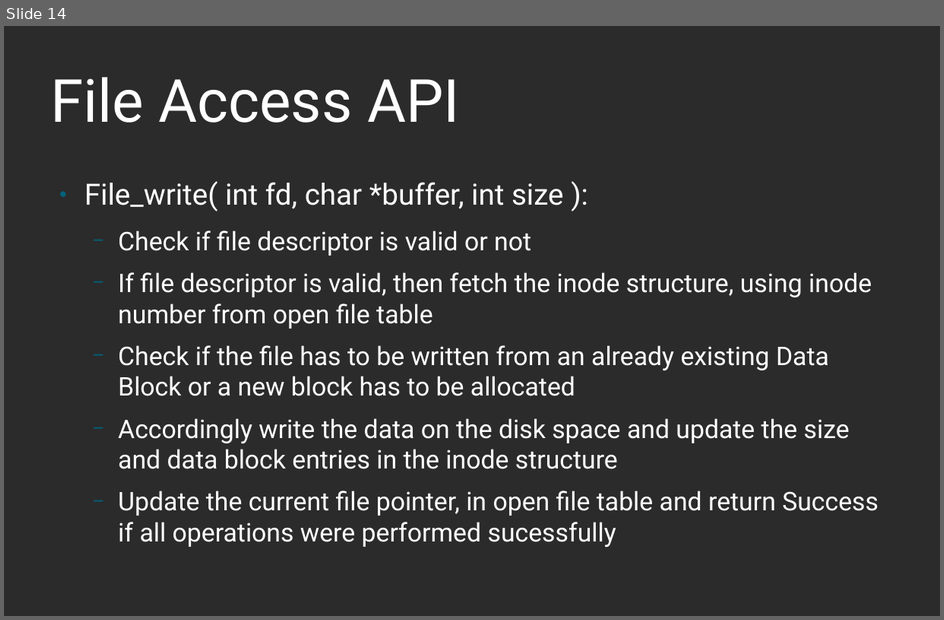
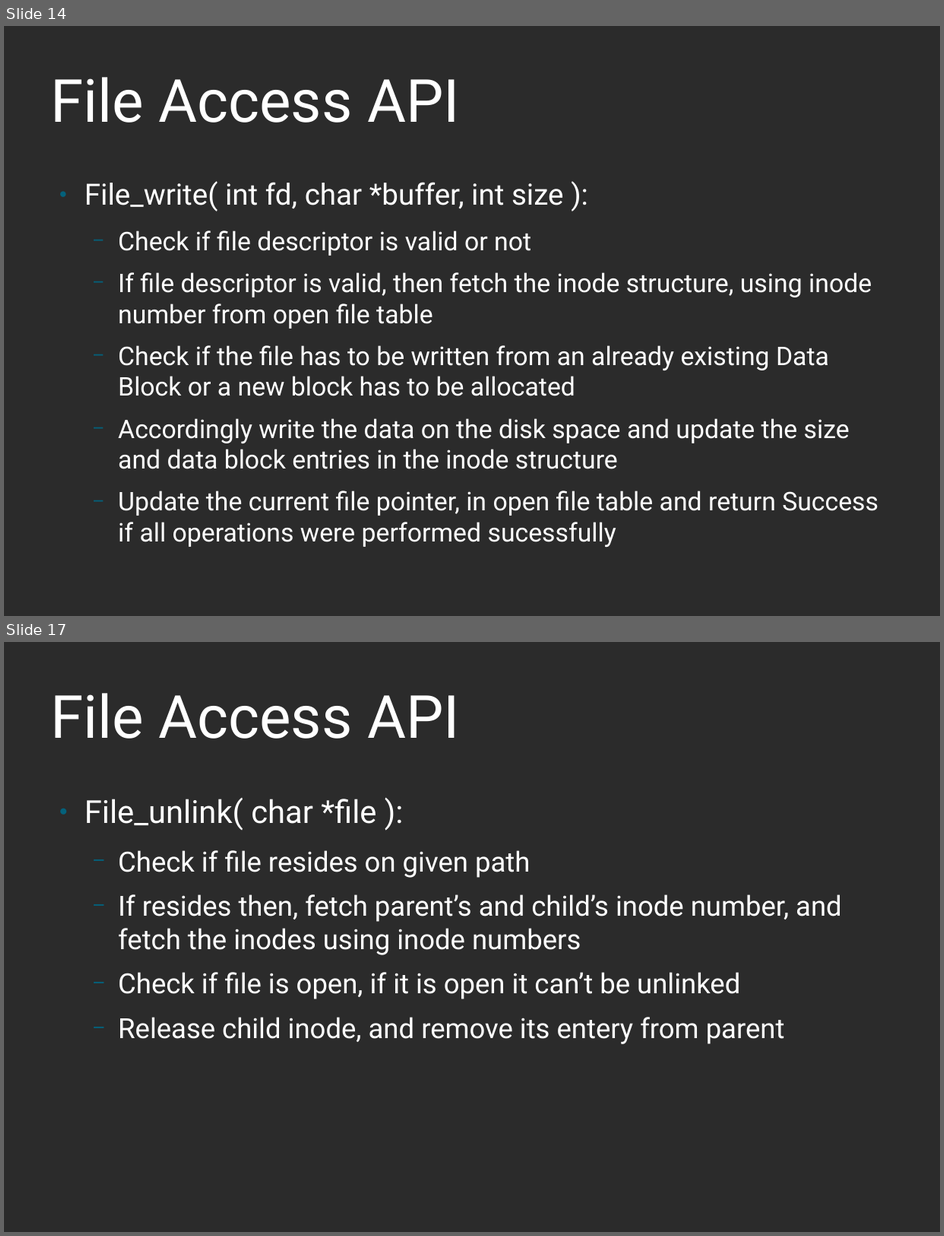
Before and after one commit to ankitmishra16/FIle-System, a slide deck: OS_Project_Report.odp. Shown one above the other, each under a label of ours: slide 14 before the commit, slides 14 and 17 after it; the slides between them are not shown. The pictures are 944x620 and 944x1236 pixels, drawn with LibreOffice and Linux fonts; fonts in the diff are those of the drawing; background and template pictures are left out; a plain dark background stands for a picture behind light text. Boxes give left, top, right and bottom in pixels: in the first picture for what was removed or moved away, otherwise in the second. Text is boxed around its words. In the diff, an @@ line names an element or a change of style, - is before the commit and + after.

```diff
--- a/OS_Project_Report.odp
+++ b/OS_Project_Report.odp
@@ slide 17 added at <box>4,642,940,1232</box>, background picture (left out) @@
@@ title added at <box>51,693,460,739</box>, 60 pt, text #FFFFFF @@
+File Access API
@@ text added at <box>85,798,842,1044</box>, 28 pt, text #FFFFFF @@
+● File_unlink( char *file ):
+  − Check if file resides on given path
+  − If resides then, fetch parent’s and child’s inode number, and fetch the inodes using inode numbers
+  − Check if file is open, if it is open it can’t be unlinked
+  − Release child inode, and remove its entery from parent
```
Also in this commit, not shown: 1 slide changed, 5 other slides added.
